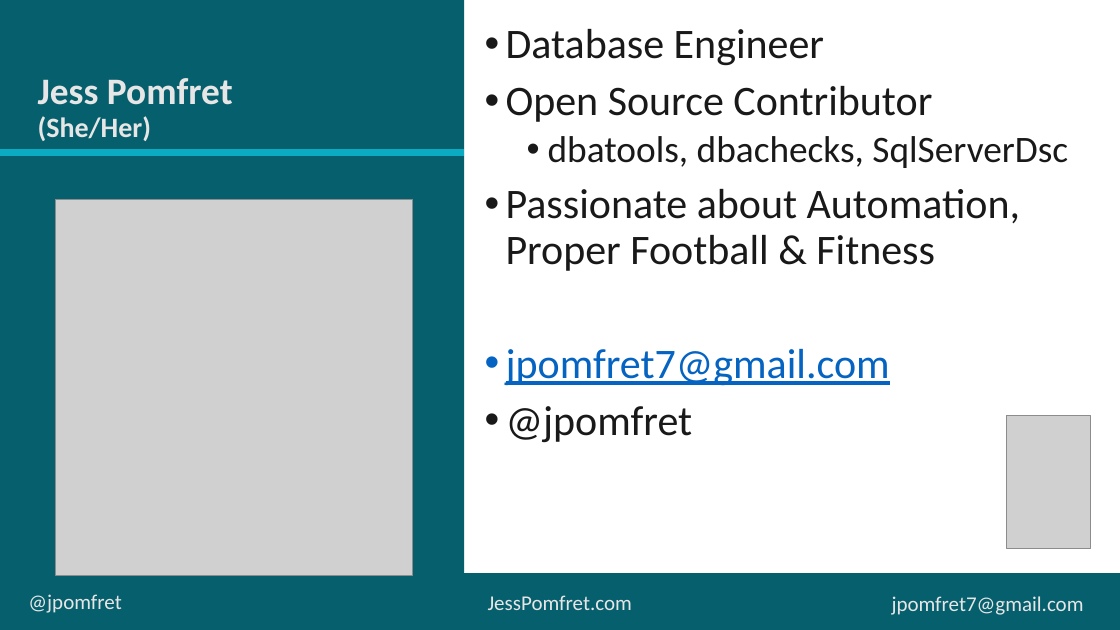
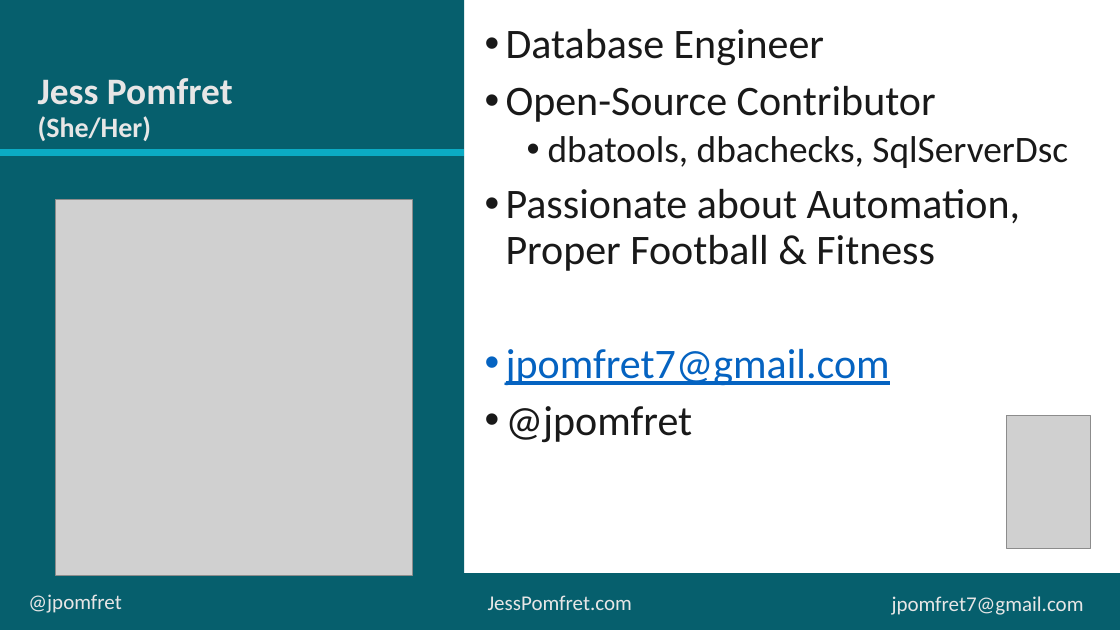
Before and after one commit to jpomfret/demos, a slide deck: slide 2 of SqlEstateShape/SqlEstateShape.pptx. Drawn at 1120x630 pixels with LibreOffice and Linux fonts; fonts in the diff are those of the drawing; grey boxes stand for pictures. Boxes give left, top, right and bottom in pixels: in the first picture for what was removed or moved away, otherwise in the second. Text is boxed around its words. In the diff, an @@ line names an element or a change of style, - is before the commit and + after.

```diff
--- a/SqlEstateShape/SqlEstateShape.pptx
+++ b/SqlEstateShape/SqlEstateShape.pptx
@@ text at <box>506,86,936,122</box>: text changed @@
-• Open Source Contributor
+• Open-Source Contributor
```
Also in this commit, not shown: 1 other slide changed, 3 slides added, 1 slide removed, 5 other files.
